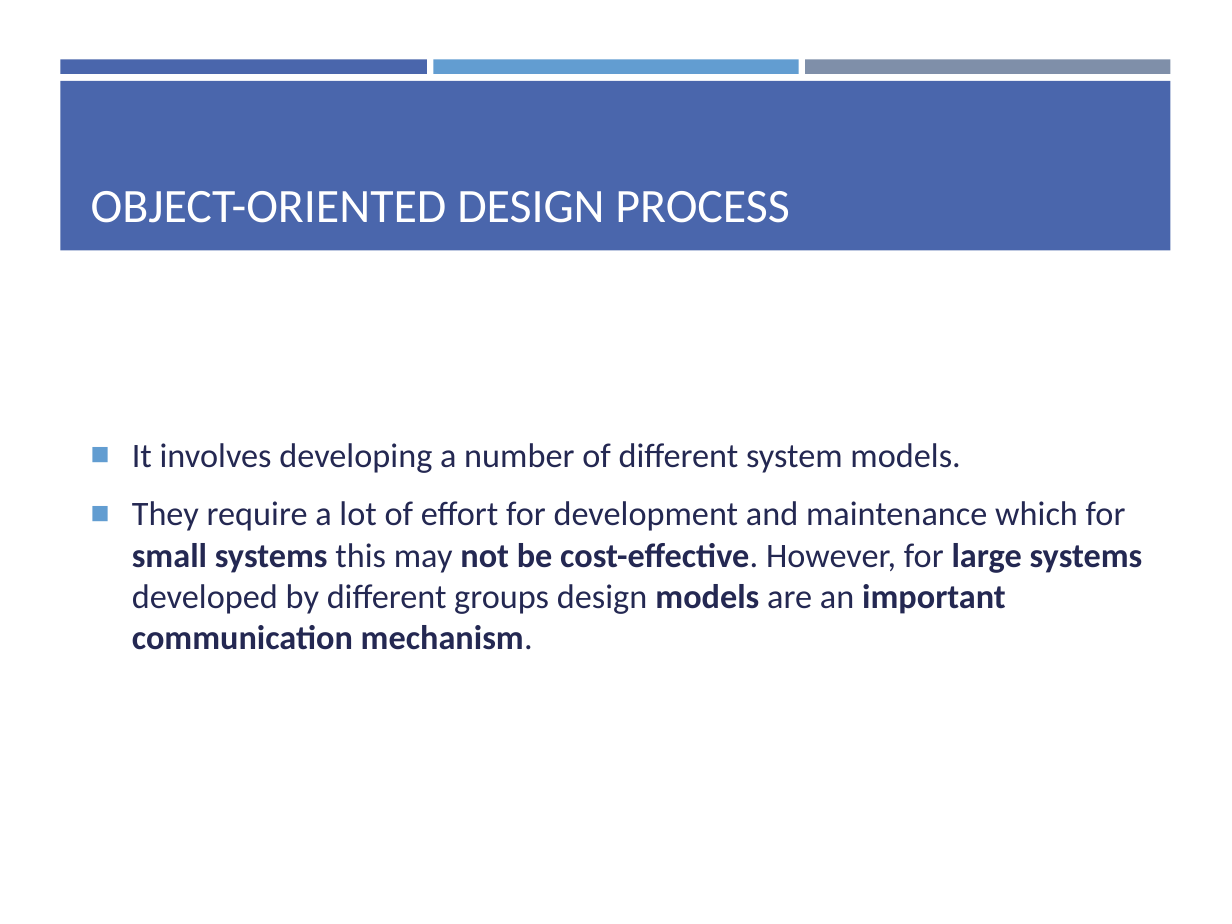
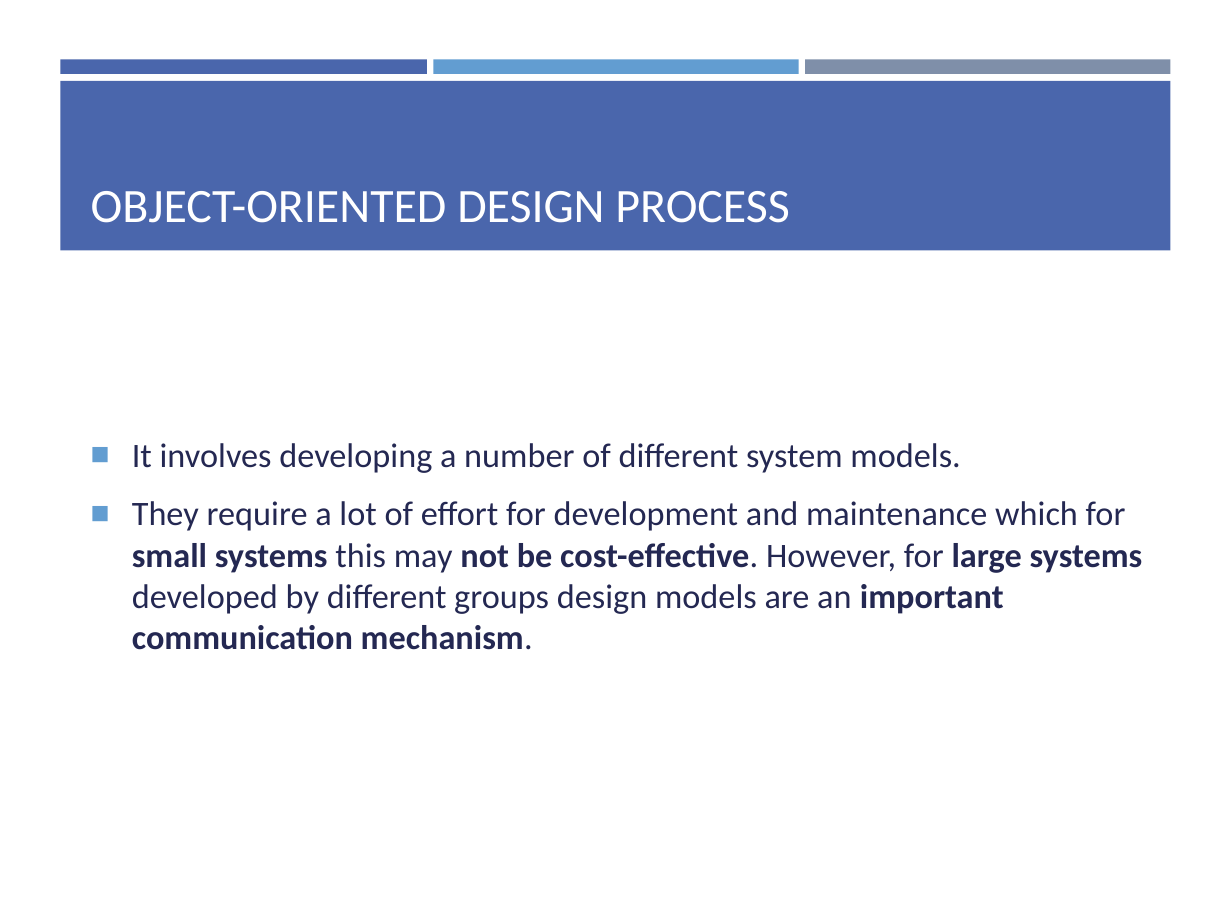
Before and after one commit to yazdipour/presentations, a slide deck: slide 7 of 2019Nov_Design_Implementation/Ch7.pptx. Drawn at 1232x924 pixels with LibreOffice and Linux fonts; fonts in the diff are those of the drawing. Boxes give left, top, right and bottom in pixels: in the first picture for what was removed or moved away, otherwise in the second. Text is boxed around its words. In the diff, an @@ line names an element or a change of style, - is before the commit and + after.

```diff
--- a/2019Nov_Design_Implementation/Ch7.pptx
+++ b/2019Nov_Design_Implementation/Ch7.pptx
@@ text at <box>132,501,1143,650</box>: bold off in "models" @@
```
Also in this commit, not shown: 5 other slides changed, 1 slide added, 7 slides removed.
